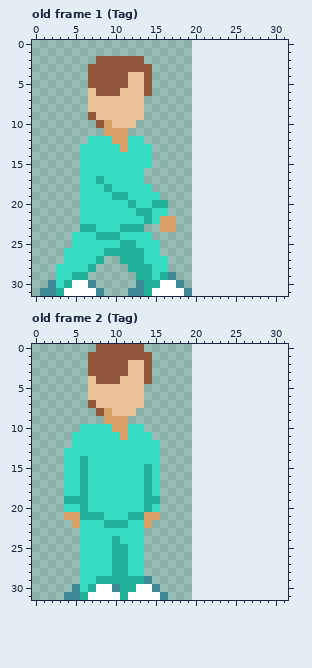
One commit to this pixel-art file: resources/player/player.aseprite. Above: the version before the commit.
20x32 pixels, 4 frames. Shown: old frame 1 (Tag), old frame 2 (Tag). The old version is drawn lined up with the new one, on the new canvas. The commit also changed other frames, which this record leaves out.
Once edited:
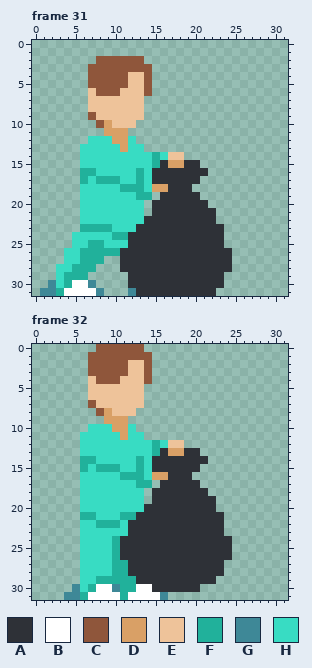
Palette (. is transparent): A #2e3137  B #ffffff  C #8f563b  D #d9a066  E #eec39a  F #21b19b  G #3e8897  H #38dcc3
A new or re-ordered frame is compared with the old frame closest to it.
Difference:
canvas 20x32 -> 32x32
frames 4 -> 32
Frame 31 is new; against old frame 1 (Tag):
y 12: x 13 H -> .
y 13: x 14 H -> .
y 14: x 15..18 .... -> FHEE
y 15: x 15..20 ...... -> FADDAA
y 16: x 6..7 HH -> FF; x 13..21 H........ -> FHAAAAAAA
y 17: x 6 H -> F; x 9..10 HH -> FF; x 13..20 H....... -> FHAAAAAA
y 18: x 9 F -> H; x 11..13 HHH -> FFF; x 15..19 ..... -> DDAAA
y 19: x 10..11 FF -> HH; x 13..20 HHH..... -> FF.AAAAA
y 20: x 12 F -> H; x 14..21 HFF..... -> .AAAAAAA
y 21: x 13..22 FFHH...... -> H.AAAAAAAA
y 22: x 14..22 FHDD..... -> AAAAAAAAA
y 23: x 8..9 HH -> FF; x 11..23 FFF..DD...... -> HHAAAAAAAAAAA
y 24: x 8..9 FF -> HH; x 11..23 HHHH......... -> FAAAAAAAAAAAA
y 25: x 7..8 HH -> FF; x 11..23 FFHHH........ -> HAAAAAAAAAAAA
y 26: x 6..8 HHH -> FFF; x 11..24 FFFHH......... -> AAAAAAAAAAAAAA
y 27: x 6..7 HH -> FF; x 11..24 FFFHHH........ -> AAAAAAAAAAAAAA
y 28: x 5..6 HH -> FF; x 11..24 .FFFHH........ -> AAAAAAAAAAAAAA
y 29: x 4 H -> F; x 12..23 .FFHFG...... -> AAAAAAAAAAAA
y 30: x 12..23 .GFFBBG..... -> AAAAAAAAAAAA
y 31: x 13..22 GFBBBBG... -> AAAAAAAAAA
Frame 32 is new; against old frame 2 (Tag):
y 10: x 6 H -> .; x 13 H -> .
y 11: x 5 H -> .; x 14 H -> .
y 12: x 5 H -> .; x 15..18 H... -> FHEE
y 13: x 4..5 HH -> ..; x 15..20 H..... -> FADDAA
y 14: x 4..5 HH -> ..; x 7 H -> F; x 13 H -> F; x 15..21 H...... -> AAAAAAA
y 15: x 4..5 HH -> ..; x 8..10 HHH -> FFF; x 13..20 HFH..... -> FHAAAAAA
y 16: x 4..6 HHF -> ..H; x 11..19 HHHFH.... -> FFFHDDAAA
y 17: x 4..6 HHF -> ..H; x 13 H -> F; x 15..20 H..... -> .AAAAA
y 18: x 4..6 HHF -> ..H; x 14..21 FH...... -> .AAAAAAA
y 19: x 4..6 FFF -> ..H; x 14..22 FF....... -> .AAAAAAAA
y 20: x 4..6 HHF -> ..H; x 14..22 FH....... -> AAAAAAAAA
y 21: x 4..5 DD -> ..; x 8 F -> H; x 11 H -> F; x 13..23 FDD........ -> AAAAAAAAAAA
y 22: x 5 D -> .; x 8 H -> F; x 11..23 FHHD......... -> HAAAAAAAAAAAA
y 23: x 12..23 HH.......... -> AAAAAAAAAAAA
y 24: x 11..24 HHH........... -> AAAAAAAAAAAAAA
y 25..26: x 11..24 FHH........... -> AAAAAAAAAAAAAA
y 27..28: x 12..23 HH.......... -> AAAAAAAAAAAA
y 29: x 13..22 FG........ -> AAAAAAAAAA
y 30: x 15..20 G..... -> AAAAAA
